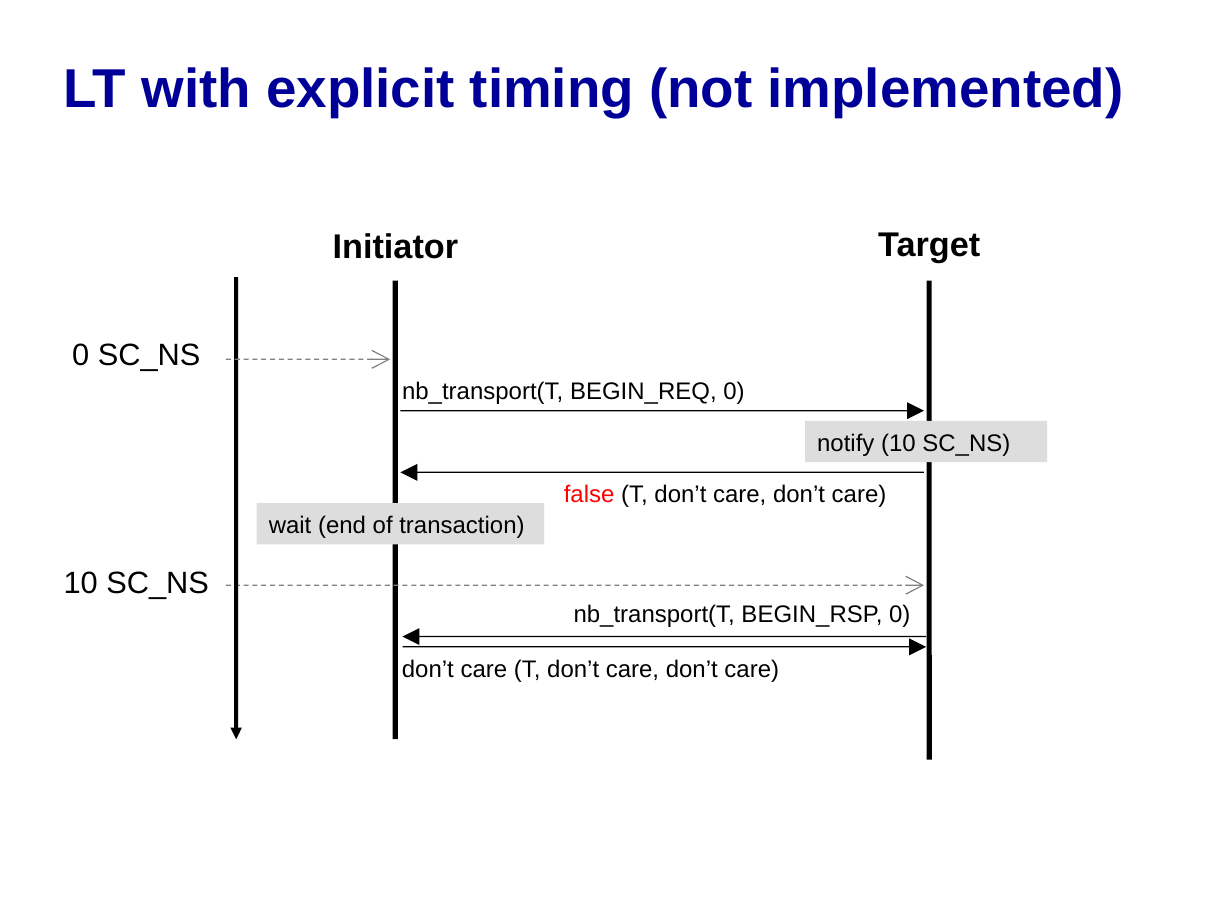
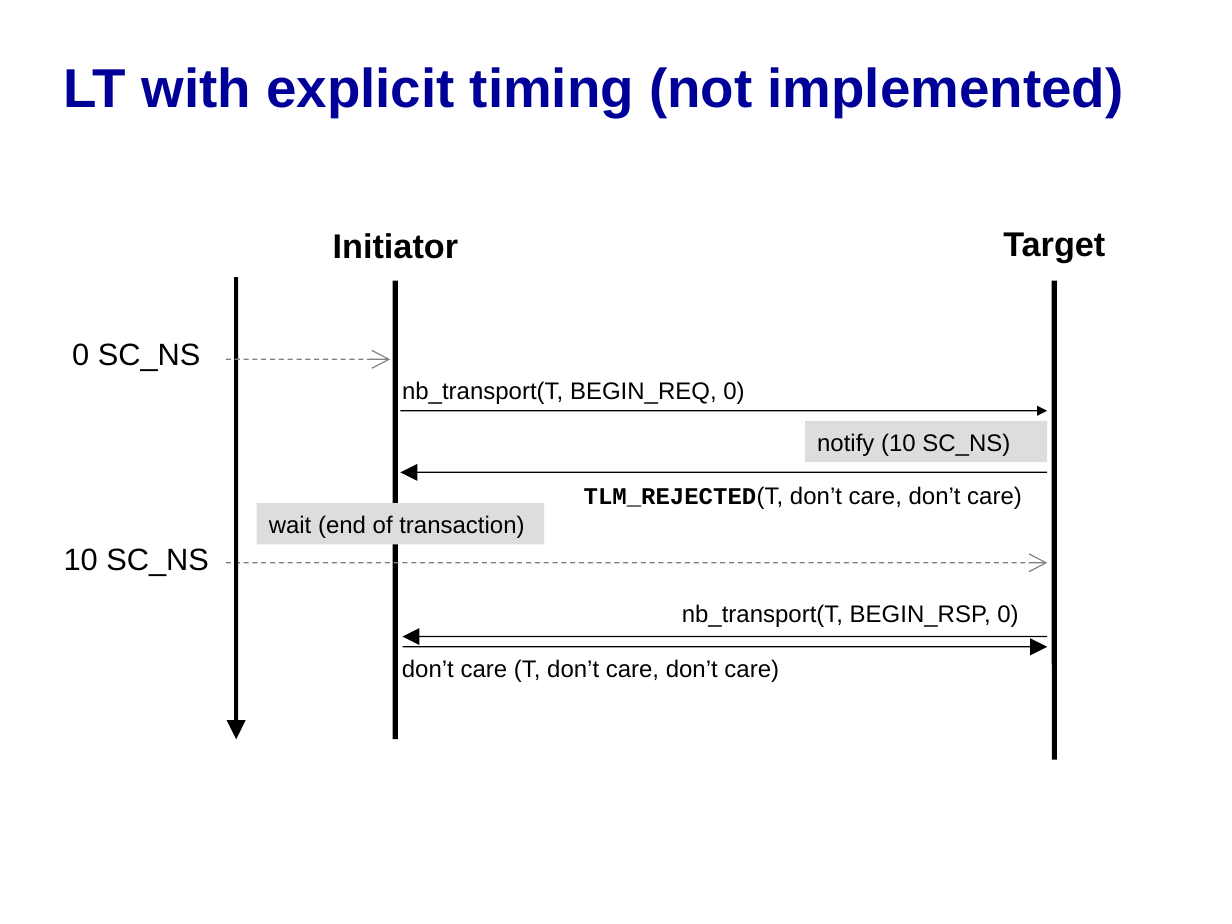
Before and after one commit to accellera-official/systemc, a slide deck: slide 17 of examples/tlm/lt_min_system/docs/lt_min_system_example.ppt. Drawn at 1232x924 pixels with LibreOffice and Linux fonts; fonts in the diff are those of the drawing; background and template pictures are left out. Boxes give left, top, right and bottom in pixels: in the first picture for what was removed or moved away, otherwise in the second. Text is boxed around its words. In the diff, an @@ line names an element or a change of style, - is before the commit and + after.

```diff
--- a/examples/tlm/lt_min_system/docs/lt_min_system_example.ppt
+++ b/examples/tlm/lt_min_system/docs/lt_min_system_example.ppt
@@ text "Target": place and size @@
-text "Target" at bbox=[878, 232, 980, 262]
+text "Target" at bbox=[1003, 232, 1105, 262]
@@ line moved from (929, 281) - (929, 760) to (1055, 281) - (1055, 760) @@
@@ arrow moved from (400, 410) - (924, 410) to (400, 410) - (1047, 410) @@
@@ arrow moved from (924, 472) - (400, 472) to (1047, 472) - (400, 472) @@
@@ text at bbox=[584, 486, 1022, 509]: text changed @@
-false (T, don’t care, don’t care)
+TLM_REJECTED(T, don’t care, don’t care)
@@ text "10 SC_NS": place and size @@
-text "10 SC_NS" at bbox=[64, 571, 209, 599]
+text "10 SC_NS" at bbox=[64, 548, 209, 576]
@@ arrow moved from (225, 585) - (924, 585) to (225, 563) - (1047, 563) @@
@@ text "nb_transport(T, BEGIN_RSP, 0)": place and size @@
-text "nb_transport(T, BEGIN_RSP, 0)" at bbox=[574, 604, 910, 627]
+text "nb_transport(T, BEGIN_RSP, 0)" at bbox=[682, 604, 1018, 627]
@@ arrow moved from (926, 637) - (403, 637) to (1047, 637) - (403, 637) @@
@@ arrow moved from (403, 647) - (926, 647) to (403, 647) - (1047, 647) @@
```
Also in this commit, not shown: 7 other slides changed.
